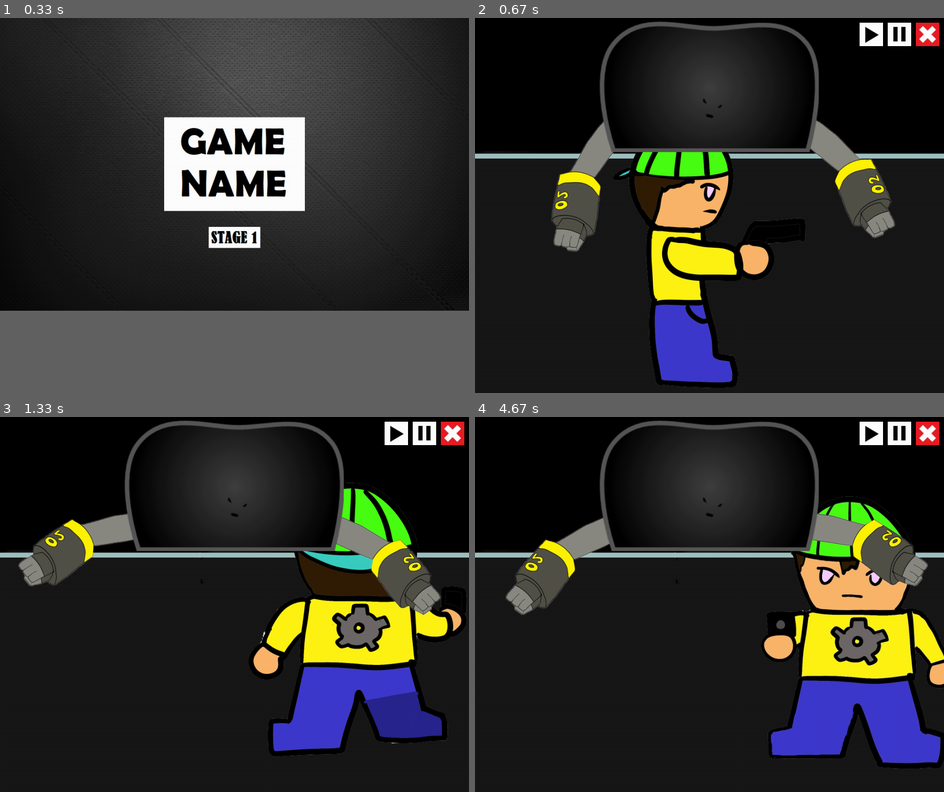
Above: before the commit, frames 1-4 (two rows, left to right).
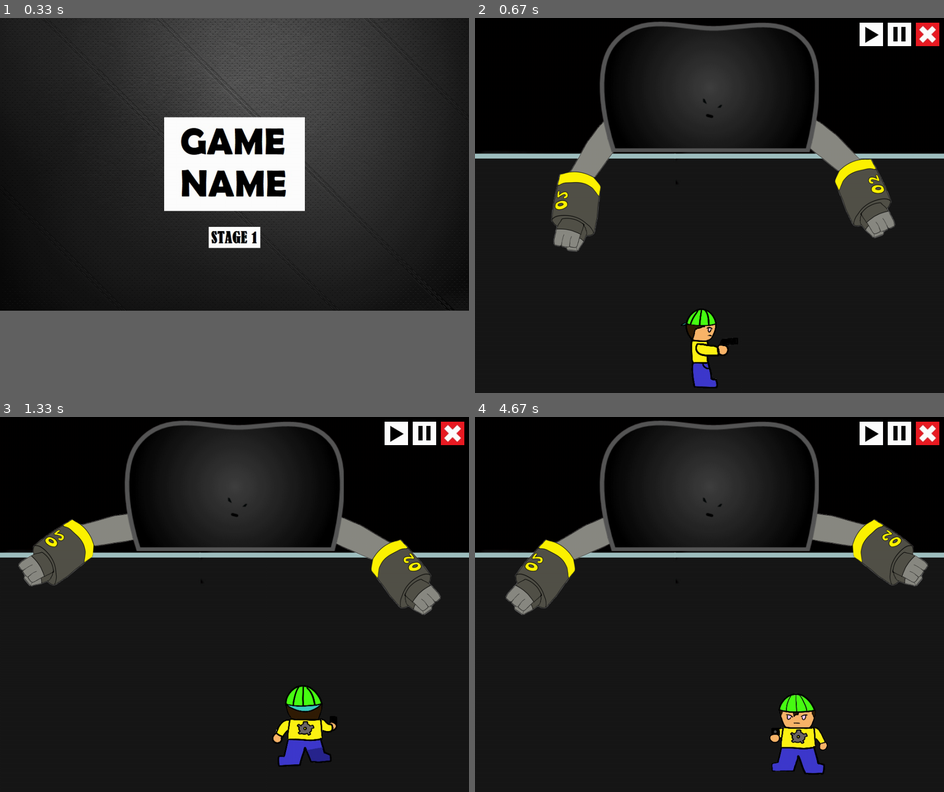
Above: after the commit, the same moments.

Repository: ss-hyun/Chilbo_pygame_pj
Game: pygame game, started from main.py
The game is run twice, just before and just after one commit, with the same random seed, the same clock (stepped at 60 frames per second) and the same inputs.
Inputs (mouse positions are in pixels of both pictures, inside the frame that each line leads up to):
- Up to frame 1 (0.33 s): no input
- Up to frame 2 (0.67 s): click (709, 235) at 0.38 s
- Up to frame 3 (1.33 s): hold Right 0.67-1.13 s; hold Up from 1.17 s (still down)
- Up to frame 4 (4.67 s): release Up at 1.47 s; hold Right 1.5-1.97 s; hold Left 2-2.53 s; hold Down 2.57-2.87 s; hold Left 2.9-3.3 s; hold Up 3.33-3.7 s; hold Right 3.73-4.37 s; hold Down from 4.4 s (still down)

Frame 1 is identical in both runs. In frame 2, 8.0% of the frame differs, in the area x 30-70%, y 35-99%; in frame 3, 13%; in frame 4, 13%, in the area x 61-100%, y 21-95%.

Commit message:
크기 조정, 이동 범위 제약

Diff:
--- a/main.py
+++ b/main.py
@@ -10,7 +10,6 @@
 path = os.path.dirname(os.path.realpath(__file__))
 gname_image = pygame.image.load(path + "/image/start_gname.jpg")
 bg_image = pygame.image.load(path + "/image/start_background.jpg")
-# start button으로 바꾸어도 좋을 것 같으니 상의해서 결정해보세요
 bt_image_st1_up = pygame.image.load(path + "/image/start_button_stage1_up.jpg")
 bt_image_st1_down = pygame.image.load(path + "/image/start_button_stage1_down.jpg")
 
--- a/stage1.py
+++ b/stage1.py
@@ -2,20 +2,30 @@
 import pygame
 import stage_template
 import random
+
+
 
 def move_user(ch, game):
     # ch.pos[0] += ch.move_factor
     ch.pos[0] += ch.move_factor_x
     ch.pos[1] += ch.move_factor_y
 
-    if ch.pos[1] < -61:
-        ch.pos[1] = -61
+    print(ch.pos[0])
+
+    if ch.pos[1] < 208:
+        ch.pos[1] = 208
+    if ch.pos[1] > 620:
+         ch.pos[1] = 620
+    if ch.pos[0] < 8.5:
+        ch.pos[0] = 8.5
+    if ch.pos[0] > 860:
+        ch.pos[0] = 860
 
     #if ch.curr_state == 0 and ch.pos[0] > game.display_size[0]:
         #ch.pos[0] = -ch.size[ch.curr_state][0]
     #elif ch.curr_state == 1 and ch.pos[0] + ch.size[ch.curr_state][0] < 0:
         #ch.pos[0] = game.display_size[0]
-    speed = 5
+    speed = 3
     if ch.move_state == True:
         ch.change_count += 1
 
@@ -79,6 +89,13 @@
 def user_start(ch, game):
     ch.pos = [ (game.display_size[0]-ch.size[ch.curr_state][0])/2, game.display_size[1]-ch.size[ch.curr_state][1]-10 ]
 
+def user_resize(ch):
+    # image_boss = pygame.image.load("/image/exboss.svg")
+    l = len(ch.image)
+    for i in range(0, l):
+        ch.image[i] = pygame.transform.rotozoom(ch.image[i], 0, 0.3)
+        # size variable change
+        ch.size[i] = ch.image[i].get_rect().size
 
 # def boss_moving(ch, game):
 #     ch.pos[0] += ch.move_factor
@@ -146,7 +163,7 @@
     # # function list : A function of all actions that can be done as a character, including initialization.
     # #                 [move, positioning, attack, image transform] - if it doesn't exist -> None
     # # group : There are user groups(0) and monster groups(1) in the game.
-    ch_info_list = [ ("user", [ "/image/오른1.png", "/image/왼1.png", "/image/앞1.png", "/image/뒤1.png" ,"/image/오른2.png", "/image/오른3.png", "/image/왼2.png","/image/왼3.png","/image/앞2.png", "/image/앞3.png", "/image/뒤2.png","/image/뒤3.png"], [ move_user, user_start, None, None ], 0),
+    ch_info_list = [ ("user", [ "/image/오른1.png", "/image/왼1.png", "/image/앞1.png", "/image/뒤1.png" ,"/image/오른2.png", "/image/오른3.png", "/image/왼2.png","/image/왼3.png","/image/앞2.png", "/image/앞3.png", "/image/뒤2.png","/image/뒤3.png"], [ move_user, user_start, None, user_resize ], 0),
                      ("boss_arm2", [ "/image/fist_lv_+2.png", "/image/fist_lv_+1.png", "/image/fist_lv.png", "/image/fist_lv_-1.png" ], [ arm_move, arm2_start, None, arm_trans ], 1),
                      ("boss_arm3", [ "/image/reverse_fist_lv_+2.png", "/image/reverse_fist_lv_+1.png", "/image/reverse_fist_lv.png", "/image/reverse_fist_lv_-1.png" ], [ arm_move, arm3_start, None, arm_trans ], 1),
                      ("boss", [ "/image/exboss.svg" ], [ None, boss_start, None, boss_resize ], 1),
Binary file added: image/11.png
Binary file added: image/[크기변환]앞1.png
Binary file changed: image/앞1.png
Not shown, added: image/..png
